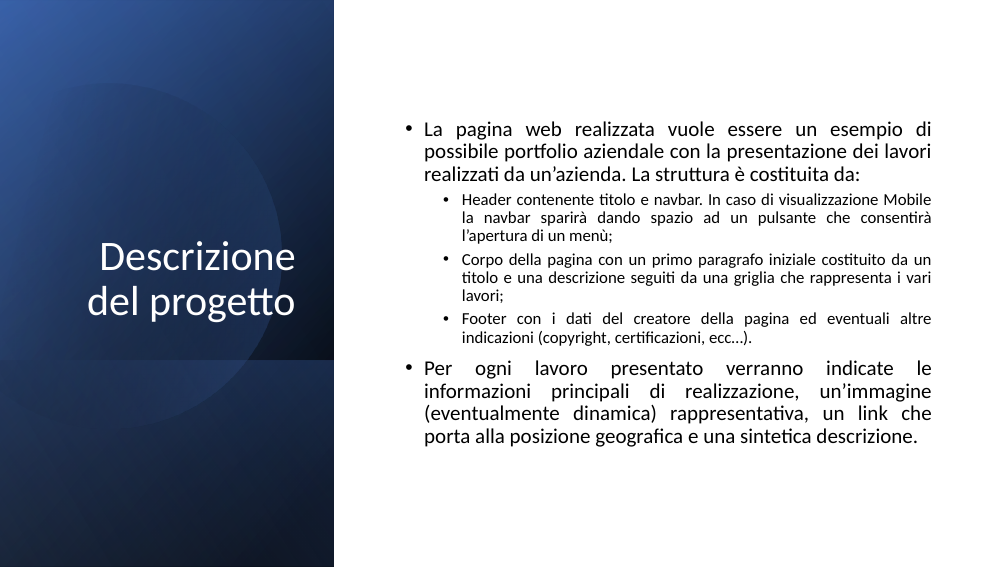
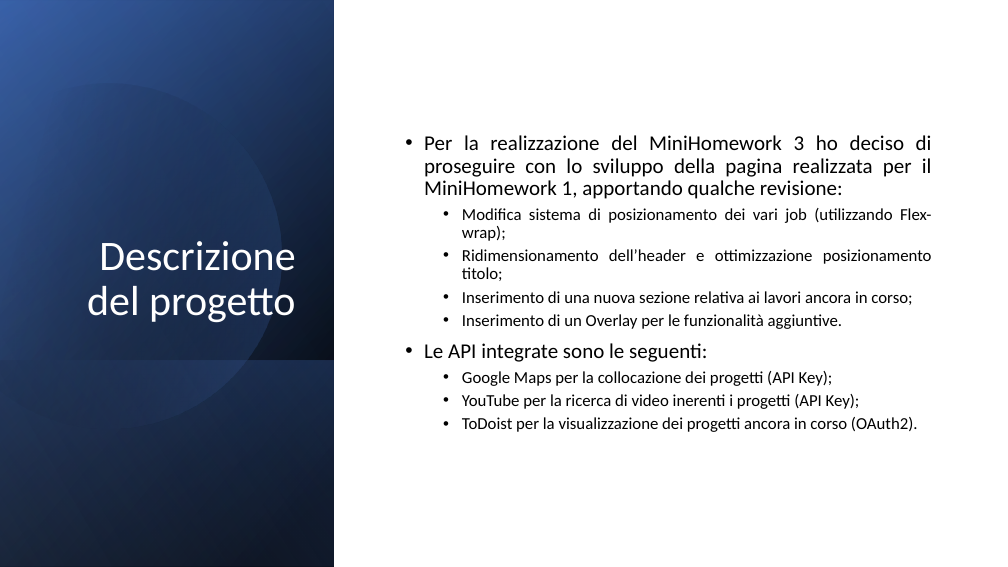
Before and after one commit to gtriolo87/mhw3, a slide deck: slide 2 of mhw3.pptx. Drawn at 1008x567 pixels with LibreOffice and Linux fonts; fonts in the diff are those of the drawing. Boxes give left, top, right and bottom in pixels: in the first picture for what was removed or moved away, otherwise in the second. Text is boxed around its words. In the diff, an @@ line names an element or a change of style, - is before the commit and + after.

```diff
--- a/mhw3.pptx
+++ b/mhw3.pptx
@@ text at <box>424,135,932,432</box>: text changed @@
-• La pagina web realizzata vuole essere un esempio di possibile portfolio aziendale con la presentazione dei lavori realizzati da un’azienda. La struttura è costituita da:
-  • Header contenente titolo e navbar. In caso di visualizzazione Mobile la navbar sparirà dando spazio ad un pulsante che consentirà l’apertura di un menù;
-  • Corpo della pagina con un primo paragrafo iniziale costituito da un titolo e una descrizione seguiti da una griglia che rappresenta i vari lavori;
-  • Footer con i dati del creatore della pagina ed eventuali altre indicazioni (copyright, certificazioni, ecc…).
-• Per ogni lavoro presentato verranno indicate le informazioni principali di realizzazione, un’immagine (eventualmente dinamica) rappresentativa, un link che porta alla posizione geografica e una sintetica descrizione.
+• Per la realizzazione del MiniHomework 3 ho deciso di proseguire con lo sviluppo della pagina realizzata per il MiniHomework 1, apportando qualche revisione:
+  • Modifica sistema di posizionamento dei vari job (utilizzando Flex-wrap);
+  • Ridimensionamento dell’header e ottimizzazione posizionamento titolo;
+  • Inserimento di una nuova sezione relativa ai lavori ancora in corso;
+  • Inserimento di un Overlay per le funzionalità aggiuntive.
+• Le API integrate sono le seguenti:
+  • Google Maps per la collocazione dei progetti (API Key);
+  • YouTube per la ricerca di video inerenti i progetti (API Key);
+  • ToDoist per la visualizzazione dei progetti ancora in corso (OAuth2).
```
Also in this commit, not shown: 1 other slide changed, 5 slides added, 6 slides removed.
